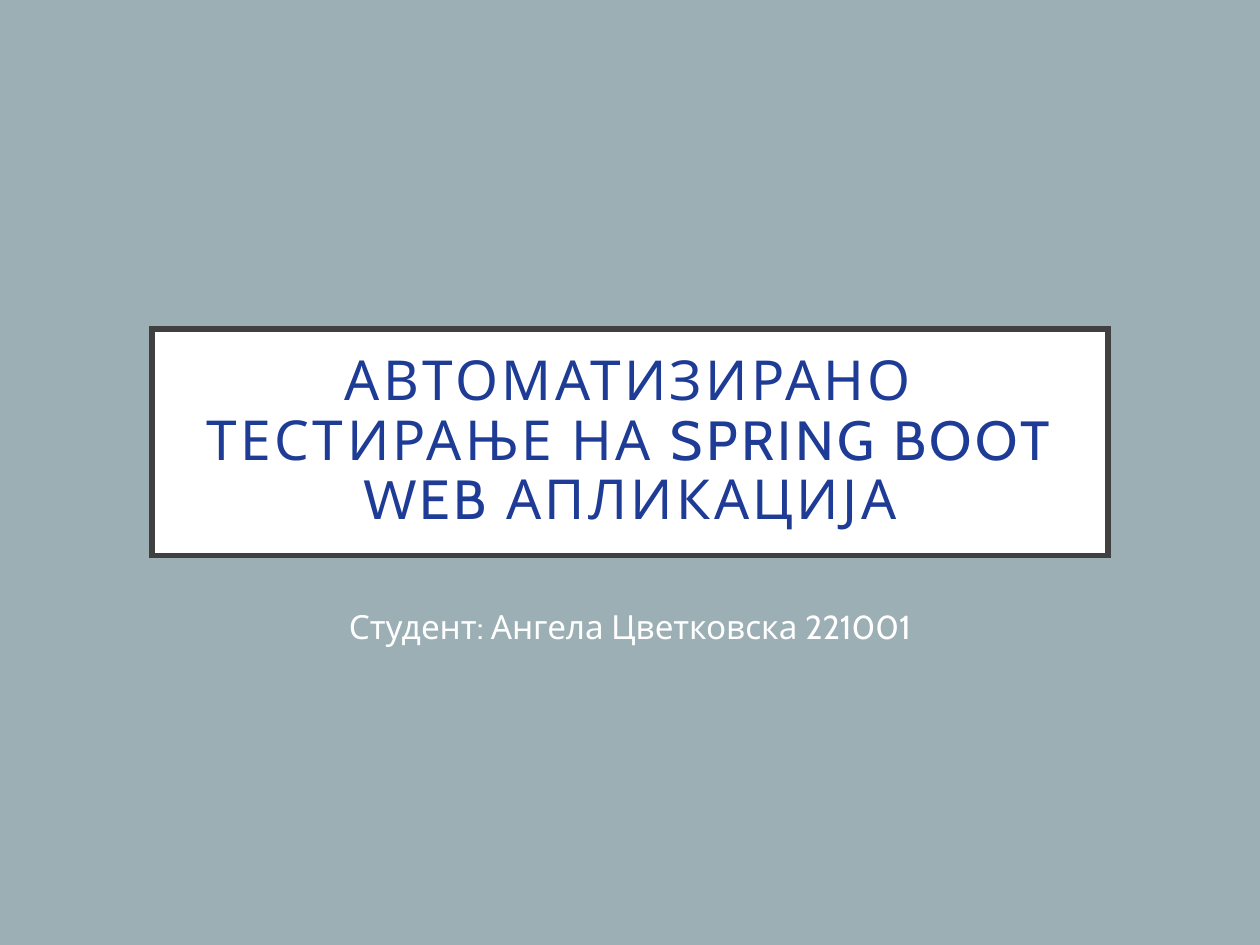
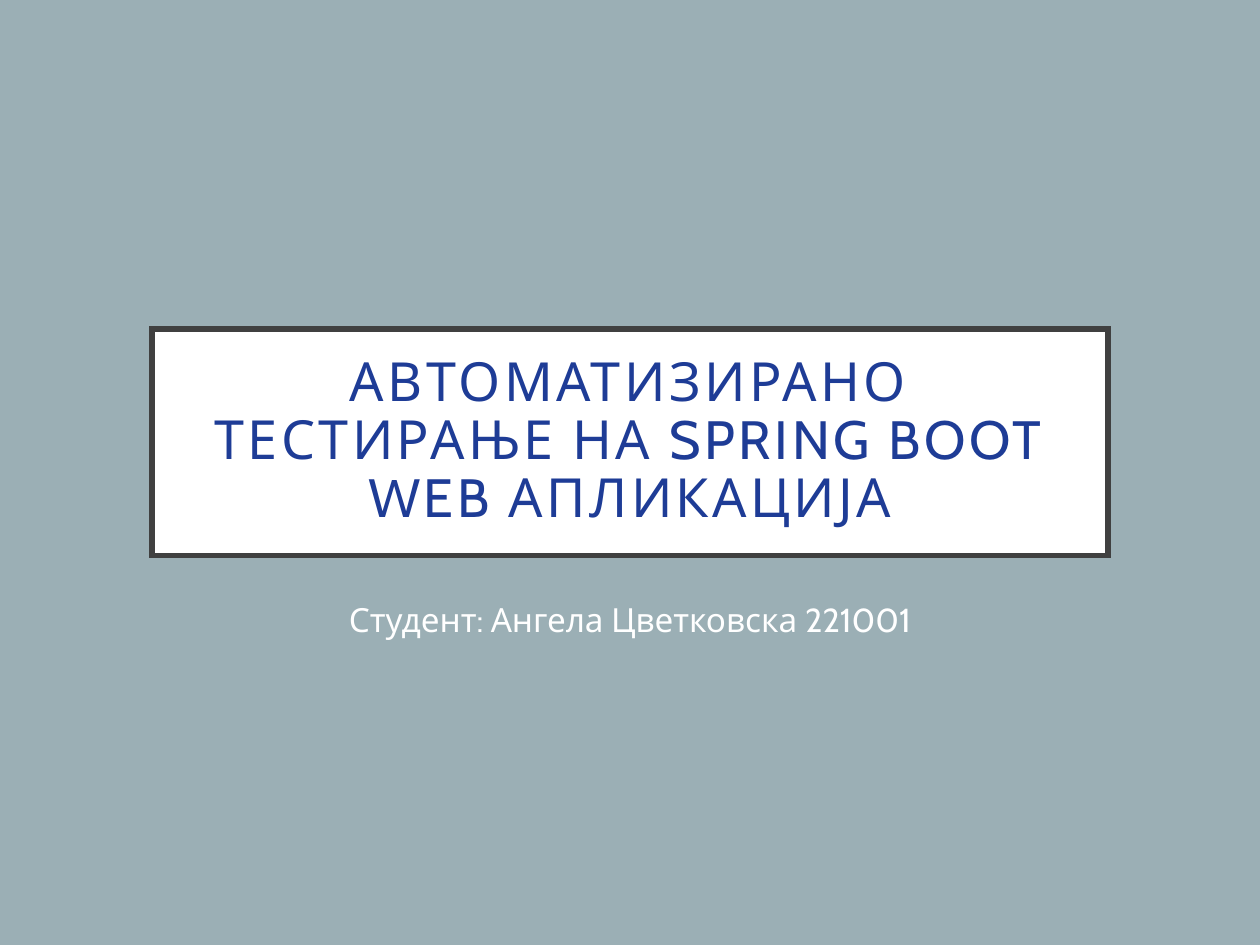
Before and after one commit to angi45/SKIT, a slide deck: slide 1 of SKIT.pptx. Drawn at 1260x945 pixels with LibreOffice and Linux fonts; fonts in the diff are those of the drawing. Boxes give left, top, right and bottom in pixels: in the first picture for what was removed or moved away, otherwise in the second. Text is boxed around its words. In the diff, an @@ line names an element or a change of style, - is before the commit and + after.

```diff
--- a/SKIT.pptx
+++ b/SKIT.pptx
@@ title "АВТОМАТИЗИРАНО ТЕСТИРАЊЕ НА SPRING BOOT ..." at bbox=[152, 329, 1109, 556]: size 31.5 to 30.8 pt @@
@@ subtitle "Студент: Ангела Цветковска 221001": place and size @@
-subtitle "Студент: Ангела Цветковска 221001" at bbox=[349, 615, 911, 647]
+subtitle "Студент: Ангела Цветковска 221001" at bbox=[349, 608, 911, 640]
```
Also in this commit, not shown: 8 other slides changed, 2 other files.
